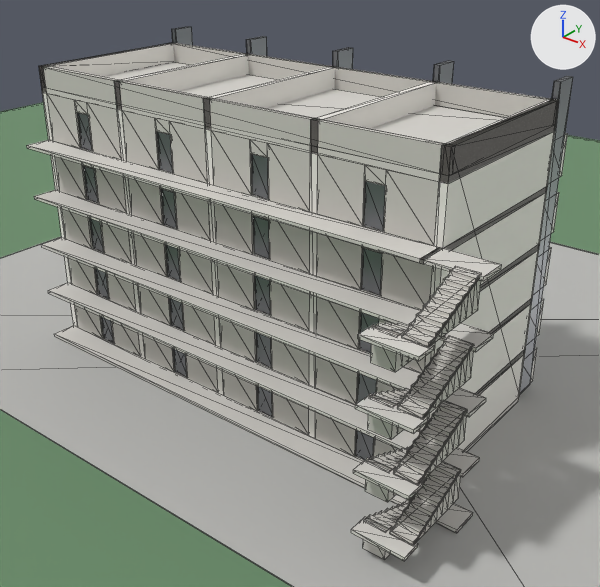
A saved change to the glTF model privacy_apartments.glb.
Camera for both pictures: a 50 mm lens placed at (30.3, -35.7, 27.3), pointed at (3.4, -2.1, 6.5). Every picture has the same lights, and +X, +Y and +Z are marked at upper right. The older version comes first. Mesh edges are drawn as thin lines. Where no turn or scale is listed for an object, it has been applied to the vertices.

Objects in the first picture: 'Ground', 'Parapet_Back', 'Parapet_Front', 'PartyPrivacyWall_03', 'PartyPrivacyWall_04', 'Plaza', 'RearWalkway_00', 'RearWalkway_01', 'RearWalkway_02', 'RearWalkway_03', 'RearWalkway_04', 'Slab_05' and 150 more.
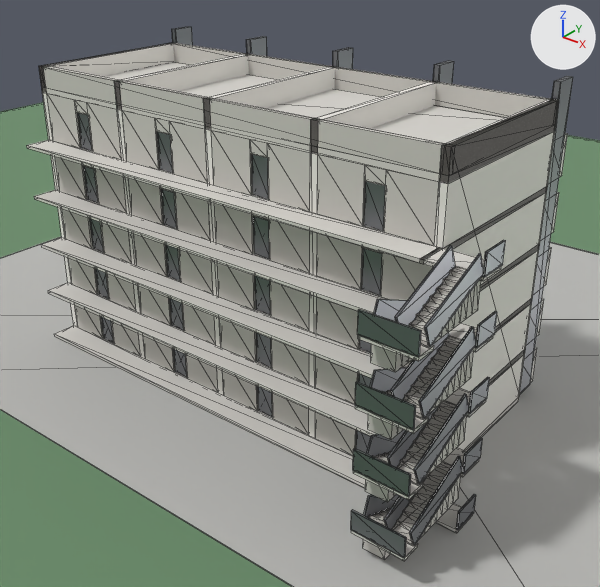
Commit message: Add stair handrails to privacy apartments

Where the change shows, as pixel boxes (x1, y1, x2, y2) in the pictures (600 x 587 px):
'StairHandrailHalf_F03', added
    after: (357, 309, 422, 357)
'StairHandrailBackOuter_F03', added
    after: (424, 253, 483, 347)
'StairHandrailHalf_F02', added
    after: (355, 382, 416, 430)
'StairHandrailBackInner_F03', added
    after: (395, 245, 456, 326)
'StairHandrailBackOuter_F02', added
    after: (419, 326, 476, 419)
'StairHandrailHalf_F01', added
    after: (353, 448, 411, 497)
'StairHandrailBackOuter_F01', added
    after: (414, 394, 469, 485)
'StairHandrailHalf_F00', added
    after: (351, 509, 407, 558)
'StairHandrailBackOuter_F00', added
    after: (409, 455, 463, 546)
'StairHandrailBackInner_F02', added
    after: (391, 332, 449, 400)
'StairHandrailBackInner_F01', added
    after: (387, 406, 438, 467)
'StairHandrailOutOuter_F02', added
    after: (370, 367, 407, 392)
'StairHandrailOutOuter_F01', added
    after: (367, 430, 406, 457)
'StairHandrailFloor_F04', added
    after: (483, 240, 506, 277)
'StairHandrailOutOuter_F03', added
    after: (373, 299, 407, 321)
'StairHandrailFloor_F03', added
    after: (475, 311, 497, 348)
'StairHandrailBackInner_F00', added
    after: (384, 477, 426, 529)
'StairHandrailFloor_F02', added
    after: (468, 377, 490, 414)
'StairHandrailOutOuter_F00', added
    after: (363, 494, 399, 517)
'StairHandrailFloor_F01', added
    after: (462, 438, 483, 474)
'StairHandrailFloor_F00', added
    after: (456, 494, 476, 530)

The change, as a diff of the scene's bpy script:
```diff
--- a/privacy_apartments.glb.py
+++ b/privacy_apartments.glb.py
@@ me_stairhandrailbackouter_f03 @@
+me_stairhandrailbackouter_f03.from_pydata([(-0.05, -1.79, -1.33), (-0.05, -2.21, -0.32), (-0.05, 2.21, 0.32), (-0.05, 1.79, 1.33), (0.05, -1.79, -1.33), (0.05, -2.21, -0.32), (0.05, 2.21, 0.32), (0.05, 1.79, 1.33)], [], [(0, 1, 3), (0, 3, 2), (2, 3, 7), (2, 7, 6), (6, 7, 5), (6, 5, 4), (4, 5, 1), (4, 1, 0), (2, 6, 4), (2, 4, 0), (7, 3, 1), (7, 1, 5)])
+me_stairhandrailbackouter_f03.materials.append(mat_metalfins)  # grey #818489
@@ me_stairhandrailoutouter_f03 @@
+me_stairhandrailoutouter_f03.from_pydata([(-0.05, -2.21, 0.32), (-0.05, -1.79, 1.33), (-0.05, 1.79, -1.33), (-0.05, 2.21, -0.32), (0.05, -2.21, 0.32), (0.05, -1.79, 1.33), (0.05, 1.79, -1.33), (0.05, 2.21, -0.32)], [], [(0, 1, 3), (0, 3, 2), (2, 3, 7), (2, 7, 6), (6, 7, 5), (6, 5, 4), (4, 5, 1), (4, 1, 0), (2, 6, 4), (2, 4, 0), (7, 3, 1), (7, 1, 5)])
+me_stairhandrailoutouter_f03.materials.append(mat_metalfins)  # grey #818489
@@ ob_stairhandrailfloor_f04 @@
+ob_stairhandrailfloor_f04 = bpy.data.objects.new('StairHandrailFloor_F04', me_stairhandrailfloor_f04)  # a box spanning x -0.05..0.05, y -0.8..0.8, z -0.55..0.55; in mat_metalfins (grey #818489)
+ob_stairhandrailfloor_f04.location = (16.92, -6.3, 13.75)
@@ ob_stairhandrailbackouter_f03 @@
+ob_stairhandrailbackouter_f03 = bpy.data.objects.new('StairHandrailBackOuter_F03', me_stairhandrailbackouter_f03)
+ob_stairhandrailbackouter_f03.location = (16.77, -9.13, 12.94)
@@ ob_stairhandrailbackinner_f03 @@
+ob_stairhandrailbackinner_f03 = bpy.data.objects.new('StairHandrailBackInner_F03', me_stairhandrailbackouter_f03.copy())
+ob_stairhandrailbackinner_f03.location = (15.48, -9.13, 12.94)
@@ ob_stairhandrailhalf_f03 @@
+ob_stairhandrailhalf_f03 = bpy.data.objects.new('StairHandrailHalf_F03', me_stairhandrailhalf_f03)  # a box spanning x -1.4..1.4, y -0.05..0.05, z -0.55..0.55; in mat_metalfins (grey #818489)
+ob_stairhandrailhalf_f03.location = (15.43, -11.75, 12.1)
@@ ob_stairhandrailoutouter_f03 @@
+ob_stairhandrailoutouter_f03 = bpy.data.objects.new('StairHandrailOutOuter_F03', me_stairhandrailoutouter_f03)
+ob_stairhandrailoutouter_f03.location = (14.07, -8.67, 11.29)
@@ ob_stairhandrailfloor_f03 @@
+ob_stairhandrailfloor_f03 = bpy.data.objects.new('StairHandrailFloor_F03', me_stairhandrailfloor_f04.copy())
+ob_stairhandrailfloor_f03.location = (16.92, -6.3, 10.45)
@@ ob_stairhandrailbackouter_f02 @@
+ob_stairhandrailbackouter_f02 = bpy.data.objects.new('StairHandrailBackOuter_F02', me_stairhandrailbackouter_f03.copy())
+ob_stairhandrailbackouter_f02.location = (16.77, -9.13, 9.64)
@@ ob_stairhandrailbackinner_f02 @@
+ob_stairhandrailbackinner_f02 = bpy.data.objects.new('StairHandrailBackInner_F02', me_stairhandrailbackouter_f03.copy())
+ob_stairhandrailbackinner_f02.location = (15.48, -9.13, 9.64)
@@ ob_stairhandrailhalf_f02 @@
+ob_stairhandrailhalf_f02 = bpy.data.objects.new('StairHandrailHalf_F02', me_stairhandrailhalf_f03.copy())
+ob_stairhandrailhalf_f02.location = (15.43, -11.75, 8.8)
@@ ob_stairhandrailoutouter_f02 @@
+ob_stairhandrailoutouter_f02 = bpy.data.objects.new('StairHandrailOutOuter_F02', me_stairhandrailoutouter_f03.copy())
+ob_stairhandrailoutouter_f02.location = (14.07, -8.67, 7.99)
@@ ob_stairhandrailfloor_f02 @@
+ob_stairhandrailfloor_f02 = bpy.data.objects.new('StairHandrailFloor_F02', me_stairhandrailfloor_f04.copy())
+ob_stairhandrailfloor_f02.location = (16.92, -6.3, 7.15)
@@ ob_stairhandrailbackouter_f01 @@
+ob_stairhandrailbackouter_f01 = bpy.data.objects.new('StairHandrailBackOuter_F01', me_stairhandrailbackouter_f03.copy())
+ob_stairhandrailbackouter_f01.location = (16.77, -9.13, 6.34)
@@ ob_stairhandrailbackinner_f01 @@
+ob_stairhandrailbackinner_f01 = bpy.data.objects.new('StairHandrailBackInner_F01', me_stairhandrailbackouter_f03.copy())
+ob_stairhandrailbackinner_f01.location = (15.48, -9.13, 6.34)
@@ ob_stairhandrailhalf_f01 @@
+ob_stairhandrailhalf_f01 = bpy.data.objects.new('StairHandrailHalf_F01', me_stairhandrailhalf_f03.copy())
+ob_stairhandrailhalf_f01.location = (15.43, -11.75, 5.5)
@@ ob_stairhandrailoutouter_f01 @@
+ob_stairhandrailoutouter_f01 = bpy.data.objects.new('StairHandrailOutOuter_F01', me_stairhandrailoutouter_f03.copy())
+ob_stairhandrailoutouter_f01.location = (14.07, -8.67, 4.69)
@@ ob_stairhandrailfloor_f01 @@
+ob_stairhandrailfloor_f01 = bpy.data.objects.new('StairHandrailFloor_F01', me_stairhandrailfloor_f04.copy())
+ob_stairhandrailfloor_f01.location = (16.92, -6.3, 3.85)
@@ ob_stairhandrailbackouter_f00 @@
+ob_stairhandrailbackouter_f00 = bpy.data.objects.new('StairHandrailBackOuter_F00', me_stairhandrailbackouter_f03.copy())
+ob_stairhandrailbackouter_f00.location = (16.77, -9.13, 3.04)
@@ ob_stairhandrailbackinner_f00 @@
+ob_stairhandrailbackinner_f00 = bpy.data.objects.new('StairHandrailBackInner_F00', me_stairhandrailbackouter_f03.copy())
+ob_stairhandrailbackinner_f00.location = (15.48, -9.13, 3.04)
@@ ob_stairhandrailhalf_f00 @@
+ob_stairhandrailhalf_f00 = bpy.data.objects.new('StairHandrailHalf_F00', me_stairhandrailhalf_f03.copy())
+ob_stairhandrailhalf_f00.location = (15.43, -11.75, 2.2)
@@ ob_stairhandrailoutouter_f00 @@
+ob_stairhandrailoutouter_f00 = bpy.data.objects.new('StairHandrailOutOuter_F00', me_stairhandrailoutouter_f03.copy())
+ob_stairhandrailoutouter_f00.location = (14.07, -8.67, 1.39)
@@ ob_stairhandrailfloor_f00 @@
+ob_stairhandrailfloor_f00 = bpy.data.objects.new('StairHandrailFloor_F00', me_stairhandrailfloor_f04.copy())
+ob_stairhandrailfloor_f00.location = (16.92, -6.3, 0.55)
```
